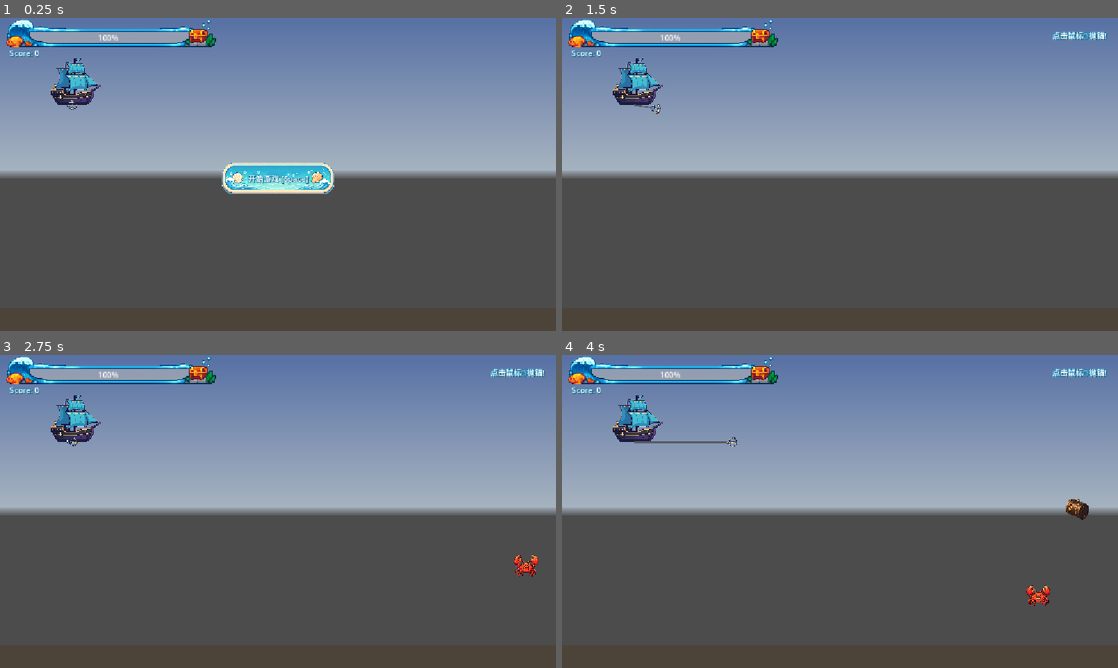
Above: before the commit, frames 1-4 (two rows, left to right).
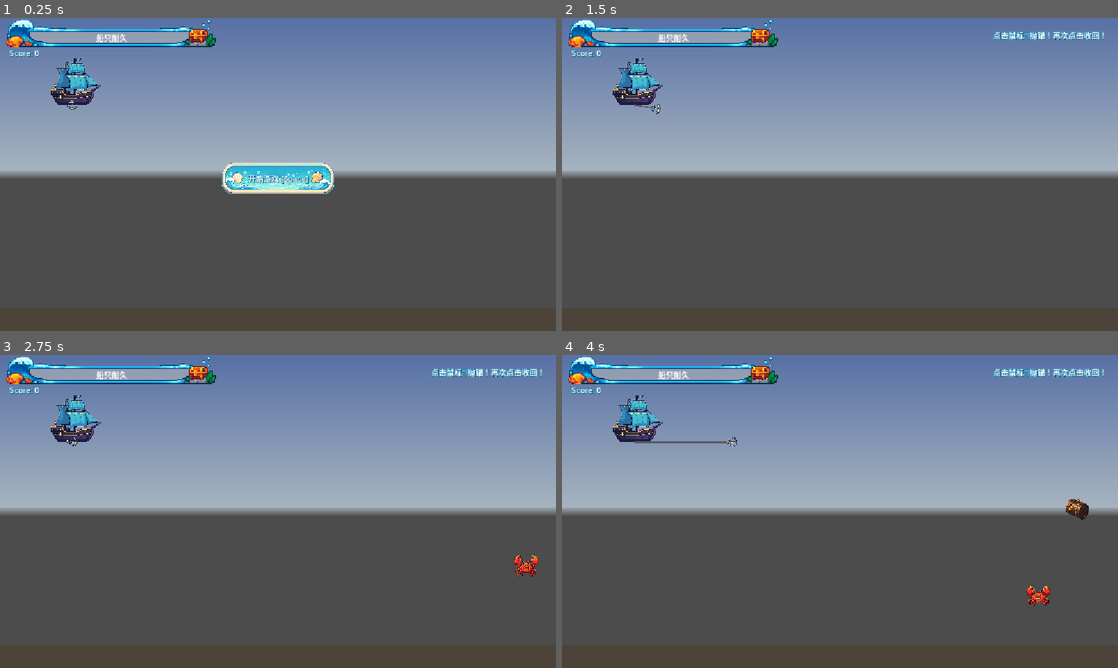
Above: after the commit, the same moments.

Repository: hysonger/anchor-loot
Game: Godot game, scene res://scenes/main.tscn
Same seed, same stepped clock (60 frames per second), same inputs: the game is played once before the commit and once after it. A sky picture missing from this copy of the repository is replaced by a grey-blue gradient.
Inputs (mouse positions are in pixels of both pictures, inside the frame that each line leads up to):
- Up to frame 1 (0.25 s): no input
- Up to frame 2 (1.5 s): click "开始游戏 [Space]" at 0.5 s; tap Enter at 1.25 s; move the mouse to (962, 158) at 1.27 s; click (962, 158) at 1.42 s
- Up to frame 3 (2.75 s): tap Space at 1.52, 2.27 s; move the mouse to (166, 527) at 2.02 s; click (166, 527) at 2.17 s
- Up to frame 4 (4 s): move the mouse to (895, 442) at 2.77 s; click (895, 442) at 2.92 s; move the mouse to (812, 574) at 3.52 s; click (812, 574) at 3.67 s; tap Space at 3.77 s

The runs differ from the first frame. In frame 1, less than 0.1% of the frame differs, in the area x 17-23%, y 5-8%; in frame 2, 0.5%, in the area x 17-98%, y 4-8%; in frame 3, 0.5%; in frame 4, 0.5%.

Commit message:
提示文本优化；暂时屏蔽链条长度限制

Diff:
--- a/autoload/game.gd
+++ b/autoload/game.gd
@@ -46,7 +46,7 @@
 # ---- 攻击性鱼（AggressiveFish）----
 const AGGRO_DETECT_DIST   := 576.0
 const AGGRO_WINDUP_TIME   := 0.5
-const AGGRO_CHARGE_SPEED  := 300.0
+const AGGRO_CHARGE_SPEED  := 320.0
 
 # ---- 宝藏（TreasureItem）----
 const TREASURE_FALL_SPEED_SMALL := 25
--- a/scenes/main.tscn
+++ b/scenes/main.tscn
@@ -58,7 +58,17 @@
 mouse_filter = 2
 theme = ExtResource("6_tipki")
 value = 100.0
+show_percentage = false
 metadata/_edit_group_ = true
+
+[node name="Label" type="Label" parent="HUD/DurabilityBar" unique_id=607858717]
+layout_mode = 0
+offset_left = 15.0
+offset_right = 334.0
+offset_bottom = 34.0
+text = "船只耐久"
+horizontal_alignment = 1
+vertical_alignment = 1
 
 [node name="TextureRect" type="TextureRect" parent="HUD/DurabilityBar" unique_id=674978045]
 layout_mode = 0
@@ -85,6 +95,7 @@
 offset_top = 24.0
 offset_right = 1128.0
 offset_bottom = 64.0
+theme = ExtResource("6_tipki")
 label_settings = ExtResource("8_85g3d")
 horizontal_alignment = 2
 
--- a/scripts/anchor_states/launched.gd
+++ b/scripts/anchor_states/launched.gd
@@ -23,9 +23,10 @@
 		_retract()
 		return
 	# Chain too long?
-	var hole := anchor._get_hole_global()
-	if anchor.head.global_position.distance_to(hole) >= Game.MAX_CHAIN_LEN:
-		_retract()
+	# 暂时屏蔽链条长度限制
+	#var hole := anchor._get_hole_global()
+	#if anchor.head.global_position.distance_to(hole) >= Game.MAX_CHAIN_LEN:
+	#	_retract()
 
 func _retract() -> void:
 	anchor.state_machine.change_to("Retracting")
--- a/scripts/main.gd
+++ b/scripts/main.gd
@@ -64,7 +64,7 @@
 			_clear_popups()
 			spawner.clear_all()
 		Game.FlowState.PLAYING:
-			message_label.text = "点击鼠标🖱抛锚!"
+			message_label.text = "点击鼠标🖱抛锚！再次点击收回！"
 			start_button.visible = false
 			start_button.disabled = true
 			tip_clean_timer.call_deferred("start")
